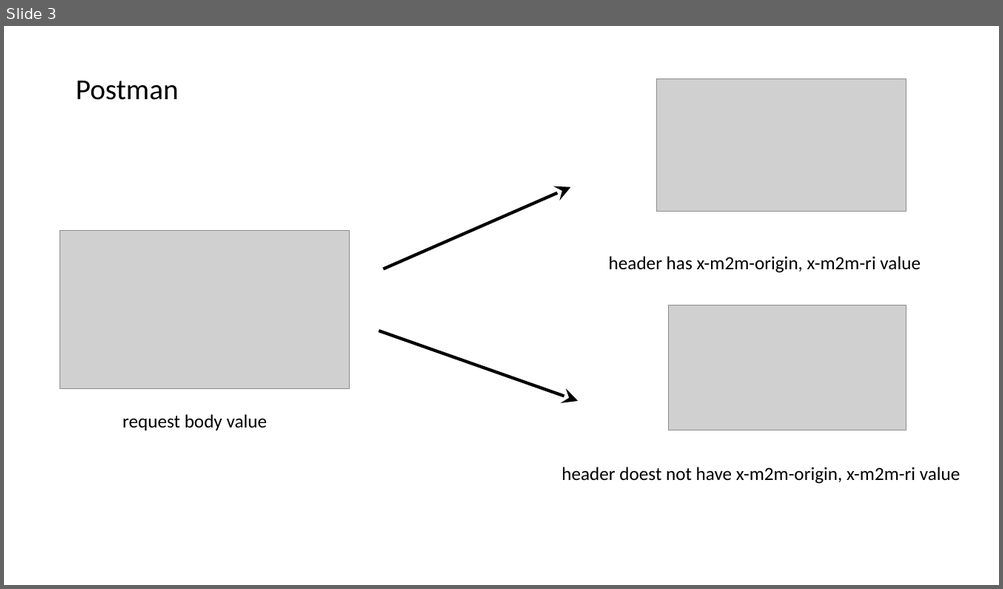
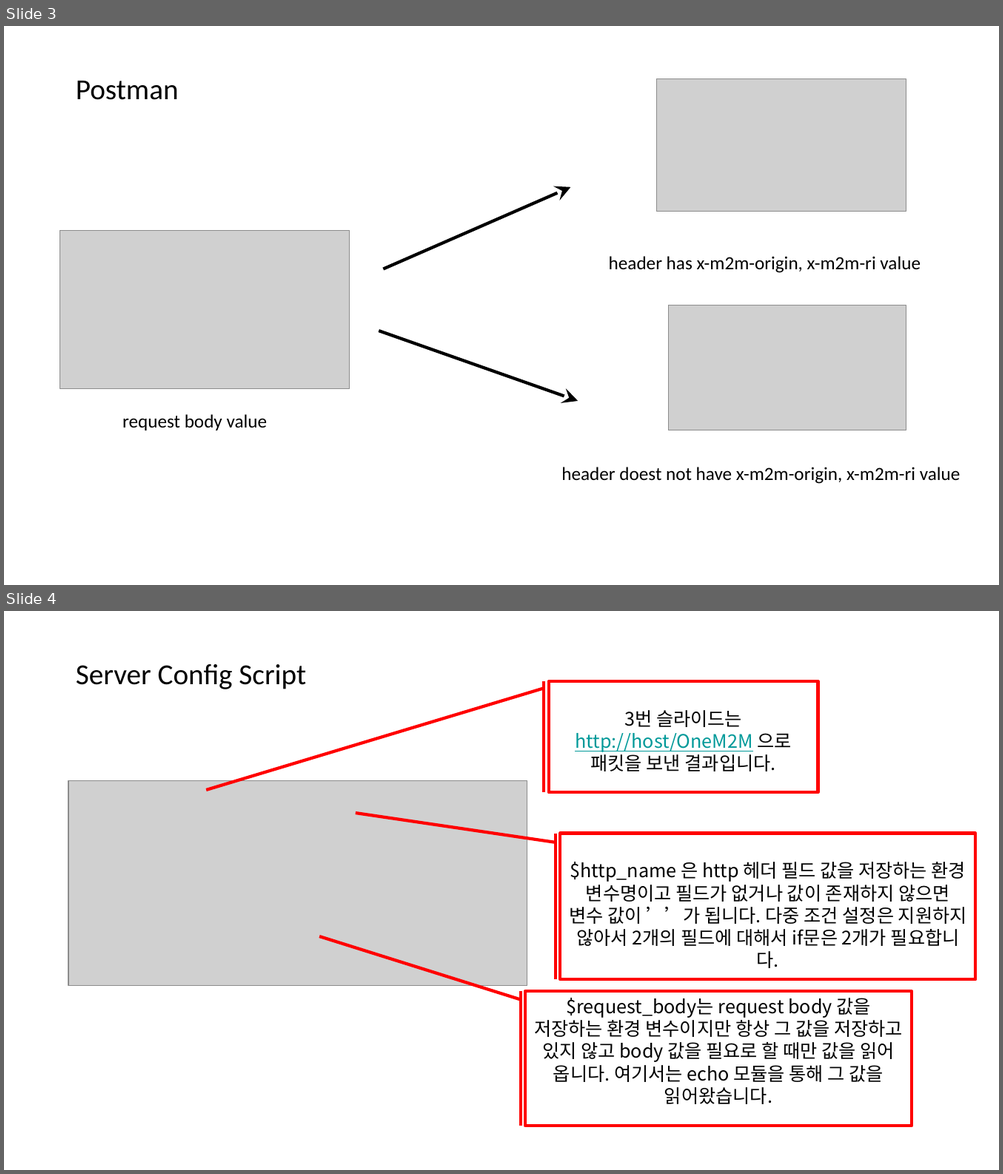
Before and after one commit to simigami/oneM2M-tinyIoT-server, a slide deck: history/OneM2M 0525.pptx. Shown one above the other, each under a label of ours: slide 3 before the commit, slides 3 and 4 after it. The pictures are 1003x589 and 1003x1174 pixels, drawn with LibreOffice and Linux fonts; fonts in the diff are those of the drawing; grey boxes stand for pictures. Boxes give left, top, right and bottom in pixels: in the first picture for what was removed or moved away, otherwise in the second. Text is boxed around its words. In the diff, an @@ line names an element or a change of style, - is before the commit and + after.

```diff
--- a/history/OneM2M 0525.pptx
+++ b/history/OneM2M 0525.pptx
@@ slide 4 added at box(4, 611, 999, 1170), background #FFFFFF @@
@@ text added at box(76, 664, 306, 689), 28 pt, text #000000 @@
+Server Config Script
@@ accent border callout added at box(549, 681, 818, 792), fill #FFFFFF, outline #FF0000 3 pt, 18 pt, text #000000 @@
+3번 슬라이드는 http://host/OneM2M 으로 패킷을 보낸 결과입니다.
@@ picture added at box(68, 781, 526, 986) @@
@@ accent border callout added at box(560, 833, 975, 980), fill #FFFFFF, outline #FF0000 3 pt, 18 pt, text #000000 @@
+$http_name 은 http 헤더 필드 값을 저장하는 환경 변수명이고 필드가 없거나 값이 존재하지 않으면 변수 값이 ’’가 됩니다. 다중 조건 설정은 지원하지 않아서 2개의 필드에 대해서 if문은 2개가 필요합니다.
@@ accent border callout added at box(525, 991, 911, 1126), fill #FFFFFF, outline #FF0000 3 pt, 18 pt, text #000000 @@
+$request_body는 request body 값을 저장하는 환경 변수이지만 항상 그 값을 저장하고 있지 않고 body 값을 필요로 할 때만 값을 읽어 옵니다. 여기서는 echo 모듈을 통해 그 값을 읽어왔습니다.
```
Also in this commit, not shown: 4 other files.
